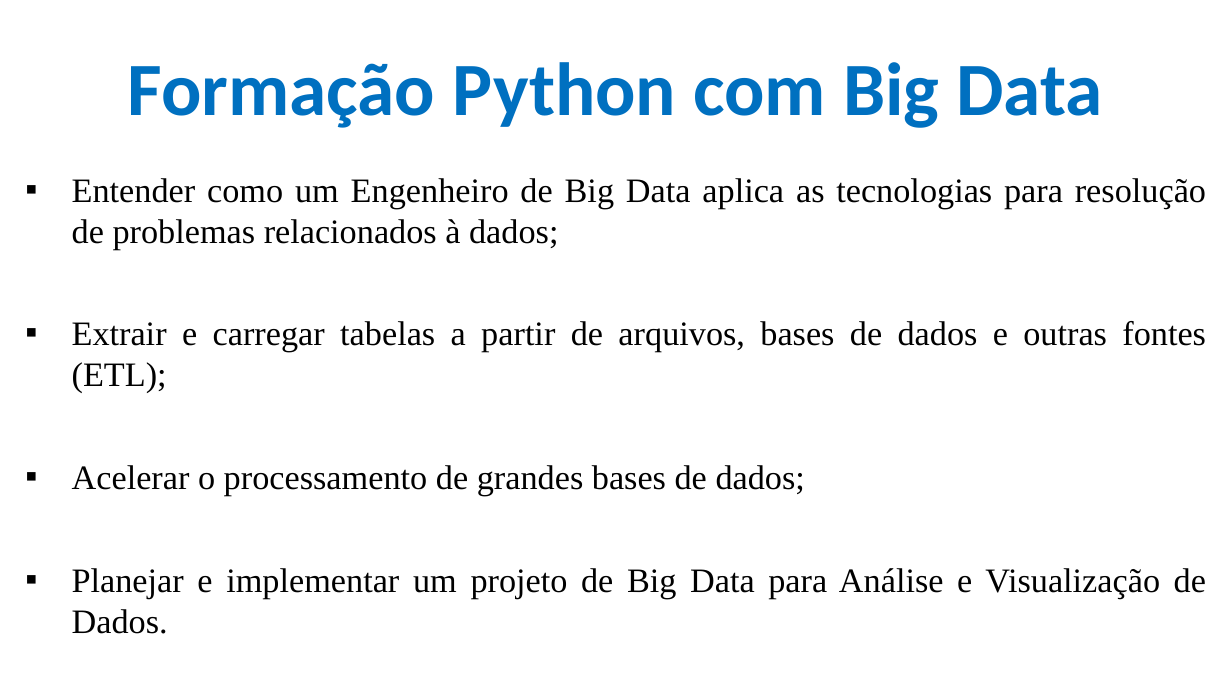
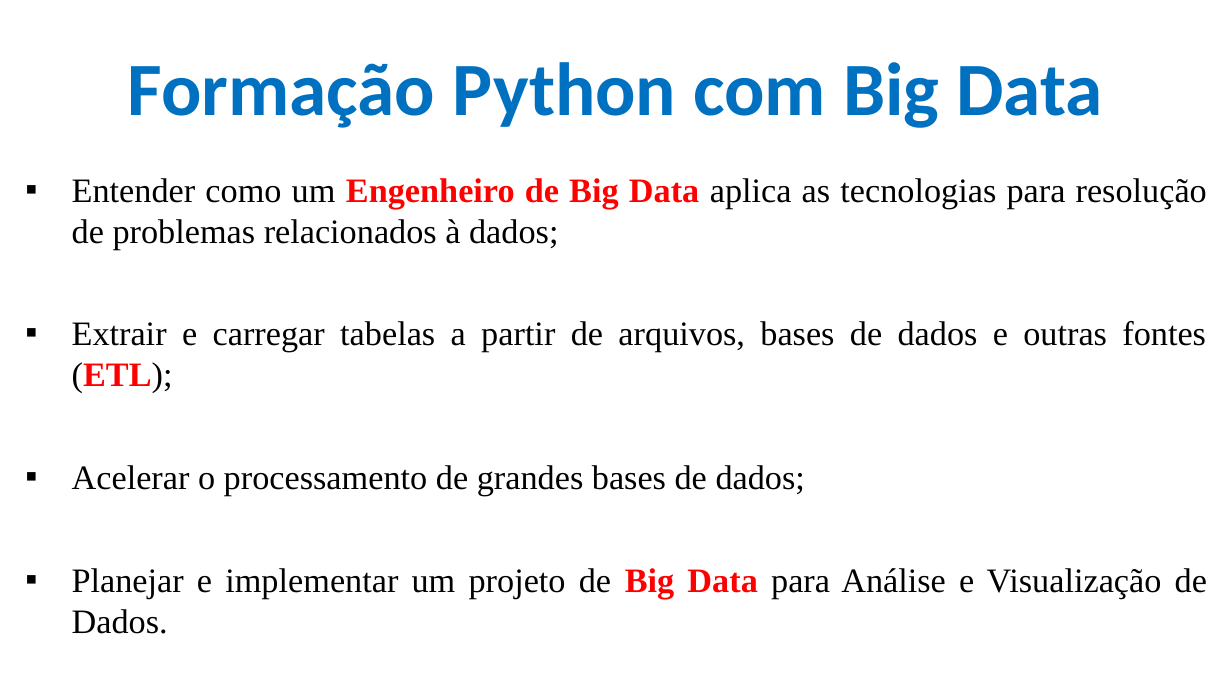
Before and after one commit to CloudEducationBrazil/WydenArea1AplicacaoCloudIndustria40Python, a slide deck: slide 8 of 01 Classes/Aula 10 - Aplicação Cloud Indústria 40 Python Integração Cloud Big Data Parte 1.pptx. Drawn at 1232x693 pixels with LibreOffice and Linux fonts; fonts in the diff are those of the drawing; background and template pictures are left out. Boxes give left, top, right and bottom in pixels: in the first picture for what was removed or moved away, otherwise in the second. Text is boxed around its words. In the diff, an @@ line names an element or a change of style, - is before the commit and + after.

Commit message:
Big Data IoT Python UniRuy Wyden ...

```diff
--- a/01 Classes/Aula 10 - Aplicação Cloud Indústria 40 Python Integração Cloud Big Data Parte 1.pptx
+++ b/01 Classes/Aula 10 - Aplicação Cloud Indústria 40 Python Integração Cloud Big Data Parte 1.pptx
@@ text at (72, 178, 1207, 634): text colour #000000 to #FF0000, bold on in "Engenheiro de Big Data", "(ETL);", "Big Data" @@
```
Also in this commit, not shown: 12 other slides changed, 2 other files.
